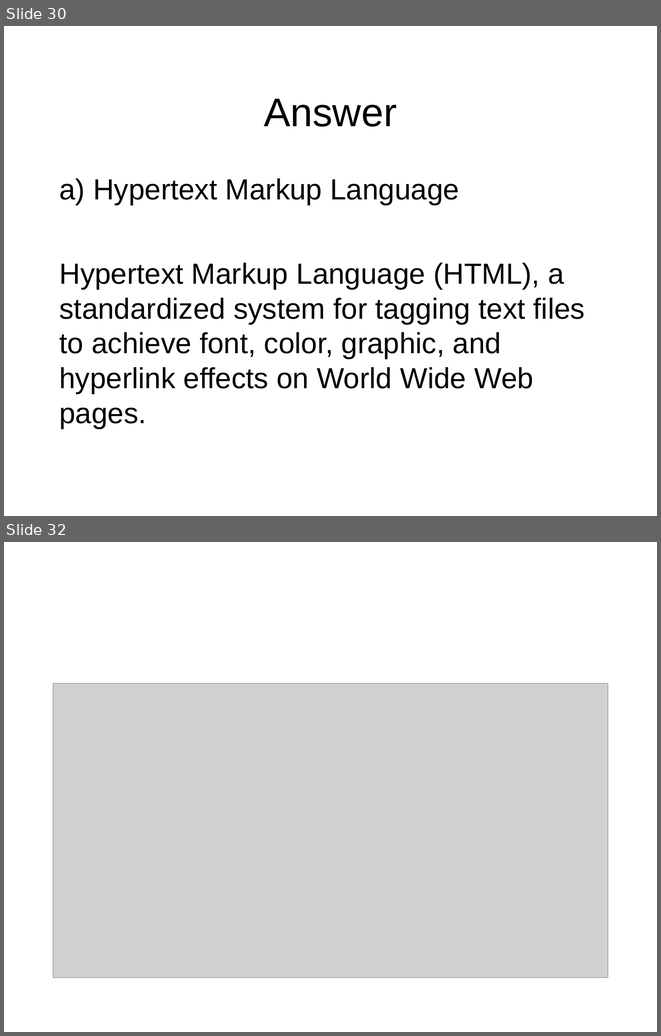
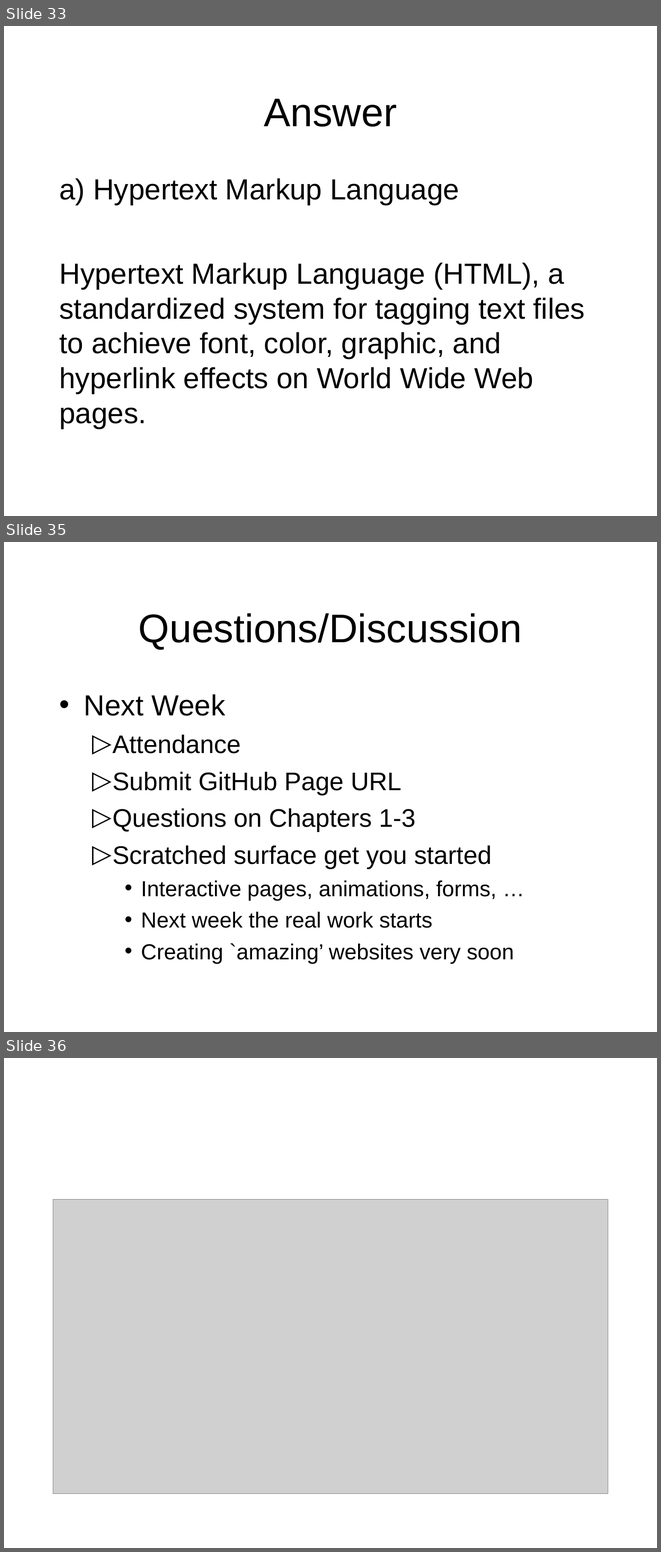
Before and after one commit to octaviordz/zjnu2017.github.io, a slide deck: WAD/lectures/010--Introduction.ppt. Shown one above the other, each under a label of ours: slides 30 and 32 before the commit, slides 33, 35 and 36 after it; the slides between them are not shown. The pictures are 661x1036 and 661x1552 pixels, drawn with LibreOffice and Linux fonts; fonts in the diff are those of the drawing; grey boxes stand for pictures. Boxes give left, top, right and bottom in pixels: in the first picture for what was removed or moved away, otherwise in the second. Text is boxed around its words. In the diff, an @@ line names an element or a change of style, - is before the commit and + after.

```diff
--- a/WAD/lectures/010--Introduction.ppt
+++ b/WAD/lectures/010--Introduction.ppt
@@ slide 35 added at box(4, 542, 657, 1032), background #FFFFFF @@
@@ title added at box(139, 613, 522, 650), 44 pt, text #000000 @@
+Questions/Discussion
@@ text added at box(84, 694, 514, 963), 24 pt, text #000000 @@
+• Next Week
+  ▷ Attendance
+  ▷ Submit GitHub Page URL
+  ▷ Questions on Chapters 1-3
+  ▷ Scratched surface get you started
+    • Interactive pages, animations, forms, …
+    • Next week the real work starts
+    • Creating `amazing’ websites very soon
@@ what was slide 30 is now slide 33 @@
@@ what was slide 32 is now slide 36 @@
```
Also in this commit, not shown: 2 slides changed, 4 other slides added, 1 slide removed, 1 other file.
